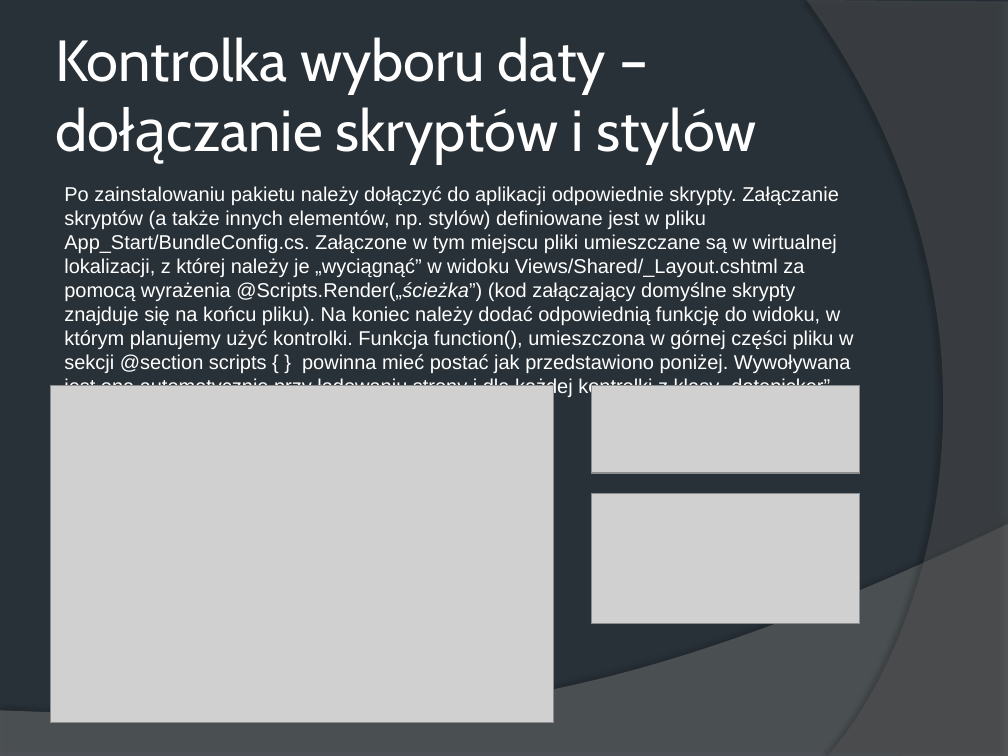
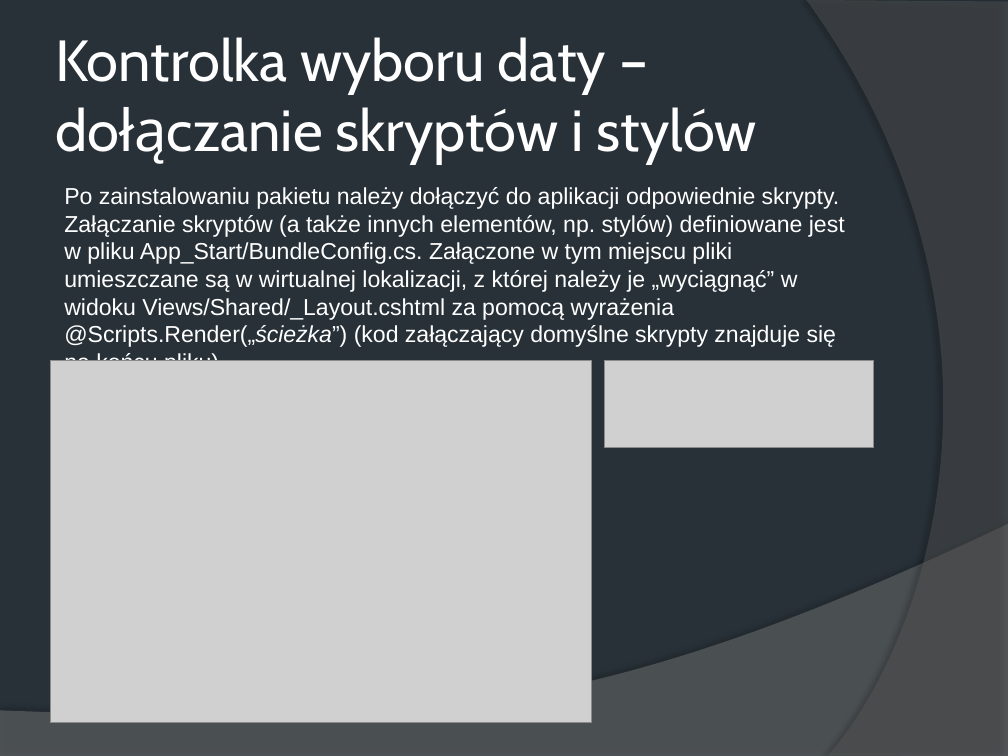
Before and after one commit to wiwlm/HotelMVC, a slide deck: slide 106 of Aplikacje MVC.pptx (slide 98 before the commit). Drawn at 1008x756 pixels with LibreOffice and Linux fonts; fonts in the diff are those of the drawing; grey boxes stand for pictures. Boxes give left, top, right and bottom in pixels: in the first picture for what was removed or moved away, otherwise in the second. Text is boxed around its words. In the diff, an @@ line names an element or a change of style, - is before the commit and + after.

```diff
--- a/Aplikacje MVC.pptx
+++ b/Aplikacje MVC.pptx
@@ text at (64, 187, 845, 361): text changed; size 14.2 to 16.5 pt @@
-Po zainstalowaniu pakietu należy dołączyć do aplikacji odpowiednie skrypty. Załączanie skryptów (a także innych elementów, np. stylów) definiowane jest w pliku App_Start/BundleConfig.cs. Załączone w tym miejscu pliki umieszczane są w wirtualnej lokalizacji, z której należy je „wyciągnąć” w widoku Views/Shared/_Layout.cshtml za pomocą wyrażenia @Scripts.Render(„ścieżka”) (kod załączający domyślne skrypty znajduje się na końcu pliku). Na koniec należy dodać odpowiednią funkcję do widoku, w którym planujemy użyć kontrolki. Funkcja function(), umieszczona w górnej części pliku w sekcji @section scripts { } powinna mieć postać jak przedstawiono poniżej. Wywoływana jest ona automatycznie przy ładowaniu strony i dla każdej kontrolki z klasy „datepicker” inicjalizuje ona obsługę wyświetlania kalendarza.
+Po zainstalowaniu pakietu należy dołączyć do aplikacji odpowiednie skrypty. Załączanie skryptów (a także innych elementów, np. stylów) definiowane jest w pliku App_Start/BundleConfig.cs. Załączone w tym miejscu pliki umieszczane są w wirtualnej lokalizacji, z której należy je „wyciągnąć” w widoku Views/Shared/_Layout.cshtml za pomocą wyrażenia @Scripts.Render(„ścieżka”) (kod załączający domyślne skrypty znajduje się na końcu pliku).
@@ picture: place and size @@
-picture at (50, 386, 553, 723)
+picture at (50, 361, 592, 723)
@@ picture: place and size @@
-picture at (592, 386, 861, 473)
+picture at (605, 361, 874, 448)
@@ picture removed at (592, 493, 861, 623) @@
```
Also in this commit, not shown: 6 other slides changed, 19 slides added, 1 slide removed, 16 other files.
